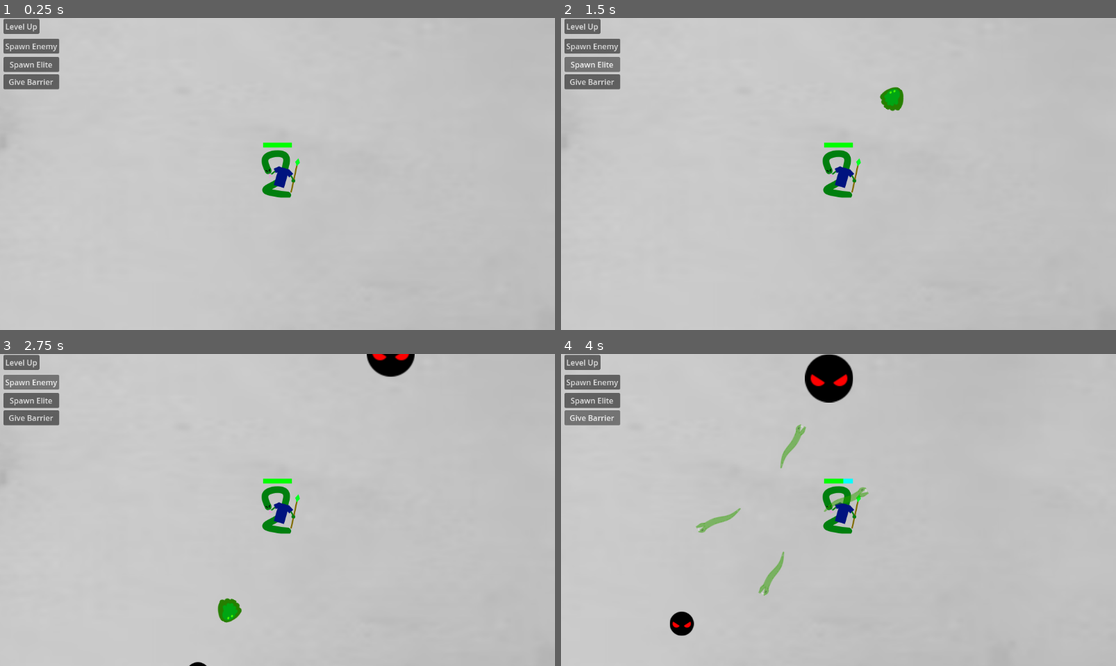
Above: before the commit, frames 1-4 (two rows, left to right).
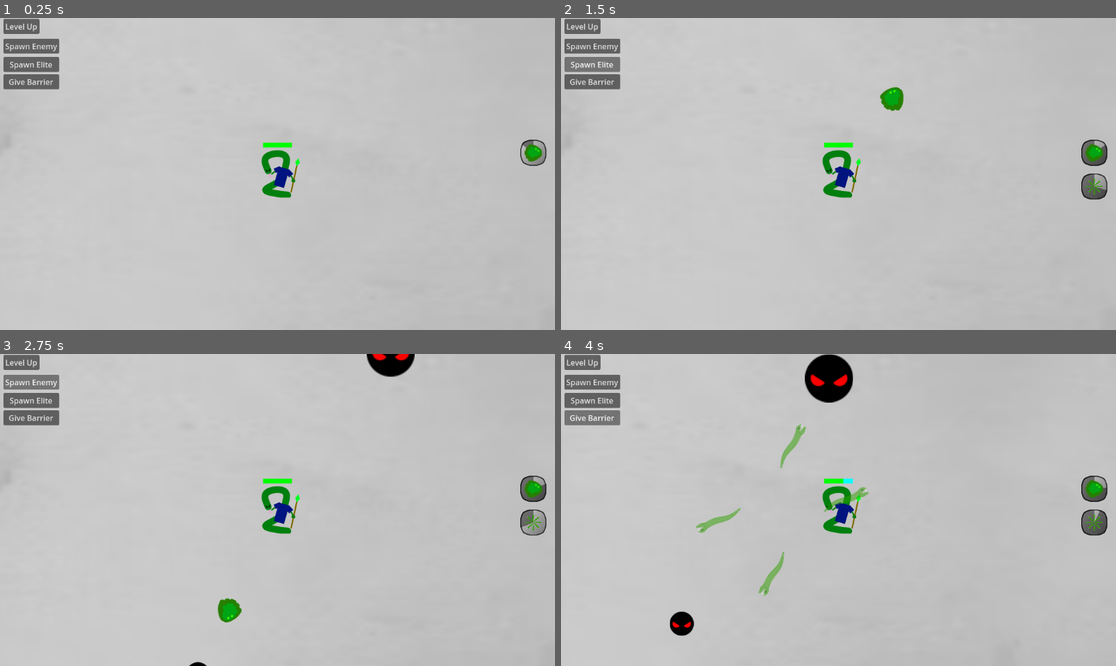
Above: after the commit, the same moments.

Repository: il-Gallone/arcade-rpg
Game: Godot game, scene res://Scenes/test_scene.tscn
Two runs of this game, one before a commit and one after it. Both use one fixed random seed, a clock stepped at 60 frames per second and the inputs below.
Inputs:
- Up to frame 1 (0.25 s): no input
- Up to frame 2 (1.5 s): click "Level Up" at 0.5 s; click "Spawn Elite" at 1.25 s
- Up to frame 3 (2.75 s): click "Spawn Enemy" at 2 s
- Up to frame 4 (4 s): click "Give Barrier" at 2.75 s; hold D (right) from 3.53 s (still down)

The runs differ from the first frame. In frame 1, 0.3% of the frame differs, in the area x 93-99%, y 38-48%; in frame 2, 0.7%; in frame 3, 0.7%; in frame 4, 0.7%, in the area x 93-99%, y 38-59%.

Commit message:
Ability Icon and Visual CDs

Diff:
--- a/Scenes/test_scene.tscn
+++ b/Scenes/test_scene.tscn
@@ -10,6 +10,14 @@
 [ext_resource type="PackedScene" uid="uid://b0m2f2lbjlt3c" path="res://Scenes/Prefabs/Projectiles/snake_bind_proj.tscn" id="5_d3awe"]
 [ext_resource type="PackedScene" uid="uid://c6vk01oxplxsb" path="res://Scenes/Prefabs/debug_elite.tscn" id="6_x033f"]
 [ext_resource type="PackedScene" uid="uid://dvoaqadsi4fwd" path="res://Scenes/Prefabs/Projectiles/gaze_proj.tscn" id="6_yglu3"]
+[ext_resource type="Texture2D" uid="uid://bbyi55k4eh5jj" path="res://Sprites/UI/HUD/Ability Icon.png" id="8_4blnk"]
+[ext_resource type="Texture2D" uid="uid://25iue23na4x4" path="res://Sprites/UI/HUD/Timer Fade Mask.png" id="9_tnimv"]
+[ext_resource type="Script" uid="uid://dnp8o6im256hj" path="res://Scripts/UI/AbilityTimer.gd" id="10_4qg1e"]
+[ext_resource type="Texture2D" uid="uid://c5sbxdbbnl7w7" path="res://Sprites/UI/HUD/Venom Spit_Debug.png" id="11_i0miu"]
+[ext_resource type="Texture2D" uid="uid://bs1p2ifds7wp3" path="res://Sprites/UI/HUD/Venom Fang_Debug.png" id="12_6bfml"]
+[ext_resource type="Texture2D" uid="uid://xflt2cgchh3l" path="res://Sprites/UI/HUD/Snake Bing_Debug.png" id="13_0g4ye"]
+[ext_resource type="Texture2D" uid="uid://ba4gn6mxib3lk" path="res://Sprites/UI/HUD/Reptilian Gaze_Debug.png" id="14_soh27"]
+[ext_resource type="Texture2D" uid="uid://c2c843oetthbx" path="res://Sprites/UI/HUD/Timer Mask.png" id="15_733rx"]
 
 [sub_resource type="RectangleShape2D" id="RectangleShape2D_hb2xm"]
 size = Vector2(66, 98)
@@ -17,6 +25,7 @@
 [node name="Node2D" type="Node2D"]
 
 [node name="Sprite2D" type="Sprite2D" parent="."]
+position = Vector2(9, -2)
 texture = ExtResource("1_r5l72")
 
 [node name="Player" type="CharacterBody2D" parent="." node_paths=PackedStringArray("HPBar", "BarrierHPBar")]
@@ -115,6 +124,80 @@
 action_mode = 0
 text = "Give Barrier"
 
+[node name="Primary Ability Icon" type="TextureProgressBar" parent="CanvasLayer/Control"]
+layout_mode = 0
+offset_left = 1060.0
+offset_top = 230.0
+offset_right = 1240.0
+offset_bottom = 410.0
+scale = Vector2(0.3, 0.3)
+pivot_offset = Vector2(30, 30)
+step = 0.01
+fill_mode = 5
+texture_under = ExtResource("8_4blnk")
+texture_progress = ExtResource("9_tnimv")
+script = ExtResource("10_4qg1e")
+abilIconBase = ExtResource("11_i0miu")
+abilIconAlt = ExtResource("12_6bfml")
+abilIconBasePrestA = ExtResource("11_i0miu")
+abilIconAltPrestA = ExtResource("12_6bfml")
+abilIconBasePrestB = ExtResource("11_i0miu")
+abilIconAltPrestB = ExtResource("12_6bfml")
+
+[node name="Secondary Ability Icon" type="TextureProgressBar" parent="CanvasLayer/Control"]
+layout_mode = 0
+offset_left = 1060.0
+offset_top = 300.0
+offset_right = 1240.0
+offset_bottom = 480.0
+scale = Vector2(0.3, 0.3)
+pivot_offset = Vector2(30, 30)
+step = 0.01
+fill_mode = 5
+texture_under = ExtResource("8_4blnk")
+texture_progress = ExtResource("9_tnimv")
+script = ExtResource("10_4qg1e")
+abilIconBase = ExtResource("13_0g4ye")
+abilIconBasePrestA = ExtResource("13_0g4ye")
+abilIconBasePrestB = ExtResource("13_0g4ye")
+ability = 1
+
+[node name="Tertiary Ability Icon" type="TextureProgressBar" parent="CanvasLayer/Control"]
+layout_mode = 0
+offset_left = 1060.0
+offset_top = 370.0
+offset_right = 1240.0
+offset_bottom = 550.0
+scale = Vector2(0.3, 0.3)
+pivot_offset = Vector2(30, 30)
+step = 0.01
+fill_mode = 5
+texture_under = ExtResource("8_4blnk")
+texture_progress = ExtResource("9_tnimv")
+script = ExtResource("10_4qg1e")
+abilIconBase = ExtResource("14_soh27")
+abilIconBasePrestA = ExtResource("14_soh27")
+abilIconBasePrestB = ExtResource("14_soh27")
+ability = 2
+
+[node name="Ultimate Ability Icon" type="TextureProgressBar" parent="CanvasLayer/Control"]
+layout_mode = 0
+offset_left = 1050.0
+offset_top = 440.0
+offset_right = 1230.0
+offset_bottom = 620.0
+scale = Vector2(0.35, 0.35)
+pivot_offset = Vector2(31.5, 31.5)
+step = 0.01
+fill_mode = 5
+texture_under = ExtResource("8_4blnk")
+texture_progress = ExtResource("9_tnimv")
+script = ExtResource("10_4qg1e")
+abilIconBase = ExtResource("15_733rx")
+abilIconBasePrestA = ExtResource("15_733rx")
+abilIconBasePrestB = ExtResource("15_733rx")
+ability = 3
+
 [node name="EnemyManager" type="Node" parent="."]
 script = ExtResource("2_ak5v8")
 Debug_Baddie = ExtResource("5_ak5v8")
--- a/Scripts/Heroes/NagaWitch.gd
+++ b/Scripts/Heroes/NagaWitch.gd
@@ -7,42 +7,49 @@
 
 @export var gazeAttack: Resource
 
+func find_target() -> Node2D:
+	var target = null
+	for i in GameManager.Enemies.size():
+		if target == null:
+			target = GameManager.Enemies[i]
+		else:
+			if target != GameManager.Enemies[i]:
+				var compare_distance = GameManager.Enemies[i].position.distance_to(position)
+				var target_distance = target.position.distance_to(position)
+				if compare_distance < target_distance:
+					target = GameManager.Enemies[i]
+	return target
+
+func _hero_process(_delta: float) -> void:
+	if GameManager.Enemies.size() > 0:
+		var target = find_target()
+		var target_distance = position.distance_to(target.position)
+		if target_distance <= 100.0:
+			primAbilAltMode = true
+		else:
+			primAbilAltMode = false
+
 func primary_Ability(_delta: float) -> void:
 	if GameManager.Enemies.size() > 0:
-		var target = null
-		for i in GameManager.Enemies.size():
-			if target == null:
-				target = GameManager.Enemies[i]
-			else:
-				if target != GameManager.Enemies[i]:
-					var compare_distance = GameManager.Enemies[i].position.distance_to(position)
-					var target_distance = target.position.distance_to(position)
-					if compare_distance < target_distance:
-						target = GameManager.Enemies[i]
-		if target != null:
-			var target_distance = target.position.distance_to(position)
-			if target_distance <= 100.0:
-				var bite = biteAttack.instantiate()
-				bite.position = (target.position - position).normalized() * 50
-				bite.rotation = position.angle_to_point(target.position)
-				if bite.rotation > PI/2 || bite.rotation <= -PI/2:
-					bite.scale.y -= 2
-				bite.projLvl = primAbilLvl
-				bite.damageMult = buffStats.damageMult
-				add_child(bite)
-			else:
-				var spit = spitAttack.instantiate()
-				spit.position = position + (target.position - position).normalized() * 50
-				spit.rotation = position.angle_to_point(target.position)
-				if spit.rotation > PI:
-					spit.scale.x *= -1
-				spit.projLvl = primAbilLvl
-				spit.damageMult = buffStats.damageMult
-				get_tree().root.add_child(spit)
-			print("Primary Executed at Level: ", primAbilLvl)
+		var target = find_target()
+		var target_distance = position.distance_to(target.position)
+		if target_distance <= 100.0:
+			var bite = biteAttack.instantiate()
+			bite.position = (target.position - position).normalized() * 50
+			bite.rotation = position.angle_to_point(target.position)
+			if bite.rotation > PI/2 || bite.rotation <= -PI/2:
+				bite.scale.y -= 2
+			bite.projLvl = primAbilLvl
+			bite.damageMult = buffStats.damageMult
+			add_child(bite)
 		else:
-			print("Primary Failed to Execute")
-			primCD = 0.2
+			var spit = spitAttack.instantiate()
+			spit.position = position + (target.position - position).normalized() * 50
+			spit.rotation = position.angle_to_point(target.position)
+			spit.projLvl = primAbilLvl
+			spit.damageMult = buffStats.damageMult
+			get_tree().root.add_child(spit)
+		print("Primary Executed at Level: ", primAbilLvl)
 	else:
 		print("Primary Failed to Execute")
 		primCD = 0.2
--- a/Scripts/Heroes/PlayerController.gd
+++ b/Scripts/Heroes/PlayerController.gd
@@ -16,18 +16,22 @@
 var primAbilLvl = 1
 var primCD = 0.0
 @export var primTime = 5.0
+var primAbilAltMode = false
 
 var scndAbilLvl = 0
 var scndCD = 0.0
 @export var scndTime = 10.0
+var scndAbilAltMode = false
 
 var tertAbilLvl = 0
 var tertCD = 0.0
 @export var tertTime = 8.0
+var tertAbilAltMode = false
 
 var ultiAbilLvl = 0
 var ultiCD = 0.0
 @export var ultiTime = 60.0
+var ultiAbilAltMode = false
 
 var pickupMag = 250.0
 
@@ -42,6 +46,10 @@
 
 func _ready() -> void:
 	GameManager.Players.append(self)
+	if CastMode == CastState.AUTO:
+		buffStats.CDMult = 0.8
+		buffStats.lowestMinCD = 0.8
+		buffStats.highestMaxCD = 0.8
 
 
 
@@ -59,35 +67,35 @@
 
 	var direction := Input.get_vector("left", "right", "up", "down")
 	velocity = direction.normalized() * speed * buffStats.speedMult
-
+	_hero_process(delta)
 	move_and_slide()
 
 
 	if primAbilLvl > 0:
 		primCD -= delta
 		if CastMode == CastState.AUTO and primCD <= 0:
-			primCD = primTime * 0.8
+			primCD = primTime * buffStats.CDMult
 			primary_Ability(delta)
 
 	if scndAbilLvl > 0:
 		scndCD -= delta
 		if CastMode == CastState.AUTO and scndCD <= 0:
-			scndCD = scndTime * 0.8
+			scndCD = scndTime * buffStats.CDMult
 			secondary_Ability(delta)
 
 	if tertAbilLvl > 0:
 		tertCD -= delta
 		if CastMode == CastState.AUTO and tertCD <= 0:
-			tertCD = tertTime * 0.8
+			tertCD = tertTime * buffStats.CDMult
 			tertiary_Ability(delta)
 
 	if ultiAbilLvl > 0:
 		ultiCD -= delta
 		if CastMode == CastState.AUTO and ultiCD <= 0:
-			ultiCD = ultiTime * 0.8
+			ultiCD = ultiTime * buffStats.CDMult
 			ultimate_Ability(delta)
 
-func _process(_delta) -> void:
+func _process(_delta: float) -> void:
 	HPBar.remove_point(1)
 	HPBar.add_point(Vector2(60.0*HP/(maxHP+barrierHP), 0))
 	BarrierHPBar.clear_points()
@@ -98,6 +106,8 @@
 		expCount -= expRequired
 		level_up()
 
+func _hero_process(_delta: float) -> void:
+	pass
 
 func primary_Ability(_delta: float) -> void:
 	print("Primary Executed at Level: ", primAbilLvl)
@@ -165,6 +175,10 @@
 
 func reset_buffStats() -> void:
 	buffStats = BuffStats.new()
+	if CastMode == CastState.AUTO:
+		buffStats.CDMult = 0.8
+		buffStats.lowestMinCD = 0.8
+		buffStats.highestMaxCD = 0.8
 	if buffs.size() > 0:
 		for i in buffs.size():
 			calculate_mod_limits(buffs[i])
--- /dev/null
+++ b/Scripts/UI/AbilityTimer.gd
@@ -0,0 +1,120 @@
+extends TextureProgressBar
+
+
+@export var abilIconBase: Resource
+@export var abilIconAlt: Resource
+@export var abilIconBasePrestA: Resource
+@export var abilIconAltPrestA: Resource
+@export var abilIconBasePrestB: Resource
+@export var abilIconAltPrestB: Resource
+
+enum abilType {PRIM, SCND, TERT, ULTI}
+
+@export var ability: abilType
+@export var playNum: int
+
+func _ready() -> void:
+	texture_over = abilIconBase
+	max_value = dynamic_time()
+
+func _process(_delta: float) -> void:
+	max_value = dynamic_time()
+	match ability:
+		abilType.PRIM:
+			value = GameManager.Players[playNum].primCD
+			if GameManager.Players[playNum].primAbilAltMode == true:
+				if GameManager.Players[playNum].level < 16:
+					texture_over = abilIconAlt
+				else:
+					match  GameManager.Players[playNum].Prestige:
+						PlayerController.PrestigeOption.PRESTA:
+							texture_over = abilIconAltPrestA
+						PlayerController.PrestigeOption.PRESTB:
+							texture_over = abilIconAltPrestB
+			else:
+				if GameManager.Players[playNum].level < 16:
+					texture_over = abilIconBase
+				else:
+					match  GameManager.Players[playNum].Prestige:
+						PlayerController.PrestigeOption.PRESTA:
+							texture_over = abilIconBasePrestA
+						PlayerController.PrestigeOption.PRESTB:
+							texture_over = abilIconBasePrestB
+		abilType.SCND:
+			value = GameManager.Players[playNum].scndCD
+			if GameManager.Players[playNum].level <= 1:
+				visible = false
+			else:
+				visible = true
+			if GameManager.Players[playNum].scndAbilAltMode == true:
+				if GameManager.Players[playNum].level < 17:
+					texture_over = abilIconAlt
+				else:
+					match  GameManager.Players[playNum].Prestige:
+						PlayerController.PrestigeOption.PRESTA:
+							texture_over = abilIconAltPrestA
+						PlayerController.PrestigeOption.PRESTB:
+							texture_over = abilIconAltPrestB
+			else:
+				if GameManager.Players[playNum].level < 17:
+					texture_over = abilIconBase
+				else:
+					match  GameManager.Players[playNum].Prestige:
+						PlayerController.PrestigeOption.PRESTA:
+							texture_over = abilIconBasePrestA
+						PlayerController.PrestigeOption.PRESTB:
+							texture_over = abilIconBasePrestB
+		abilType.TERT:
+			value = GameManager.Players[playNum].tertCD
+			if GameManager.Players[playNum].level <= 2:
+				visible = false
+			else:
+				visible = true
+			if GameManager.Players[playNum].tertAbilAltMode == true:
+				if GameManager.Players[playNum].level < 18:
+					texture_over = abilIconAlt
+				else:
+					match  GameManager.Players[playNum].Prestige:
+						PlayerController.PrestigeOption.PRESTA:
+							texture_over = abilIconAltPrestA
+						PlayerController.PrestigeOption.PRESTB:
+							texture_over = abilIconAltPrestB
+			else:
+				if GameManager.Players[playNum].level < 18:
+					texture_over = abilIconBase
+				else:
+					match  GameManager.Players[playNum].Prestige:
+						PlayerController.PrestigeOption.PRESTA:
+							texture_over = abilIconBasePrestA
+						PlayerController.PrestigeOption.PRESTB:
+							texture_over = abilIconBasePrestB
+		abilType.ULTI:
+			value = GameManager.Players[playNum].ultiCD
+			if GameManager.Players[playNum].level <= 15:
+				visible = false
+			else:
+				visible = true
+			if GameManager.Players[playNum].ultiAbilAltMode == true:
+				match  GameManager.Players[playNum].Prestige:
+					PlayerController.PrestigeOption.PRESTA:
+						texture_over = abilIconAltPrestA
+					PlayerController.PrestigeOption.PRESTB:
+						texture_over = abilIconAltPrestB
+			else:
+				match  GameManager.Players[playNum].Prestige:
+					PlayerController.PrestigeOption.PRESTA:
+						texture_over = abilIconBasePrestA
+					PlayerController.PrestigeOption.PRESTB:
+						texture_over = abilIconBasePrestB
+
+func dynamic_time() -> float:
+	match ability:
+		abilType.PRIM:
+			return GameManager.Players[playNum].primTime * GameManager.Players[playNum].buffStats.CDMult
+		abilType.SCND:
+			return GameManager.Players[playNum].scndTime * GameManager.Players[playNum].buffStats.CDMult
+		abilType.TERT:
+			return GameManager.Players[playNum].tertTime * GameManager.Players[playNum].buffStats.CDMult
+		abilType.ULTI:
+			return GameManager.Players[playNum].ultiTime * GameManager.Players[playNum].buffStats.CDMult
+	return 0.0
Not shown: 1 places in Scenes/test_scene.tscn that only renumber resources
Not shown, added: Scripts/UI/AbilityTimer.gd.uid
Binary file added: Sprites/UI/HUD/Ability Icon.png
Not shown, added: Sprites/UI/HUD/Ability Icon.png.import
Binary file added: Sprites/UI/HUD/Reptilian Gaze_Debug.png
Not shown, added: Sprites/UI/HUD/Reptilian Gaze_Debug.png.import
Binary file added: Sprites/UI/HUD/Snake Bing_Debug.png
Not shown, added: Sprites/UI/HUD/Snake Bing_Debug.png.import
Binary file added: Sprites/UI/HUD/Timer Fade Mask.png
Not shown, added: Sprites/UI/HUD/Timer Fade Mask.png.import
Binary file added: Sprites/UI/HUD/Timer Mask.png
Not shown, added: Sprites/UI/HUD/Timer Mask.png.import
(and 7 more such lines)
